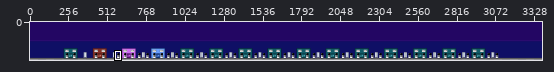
Edited in one commit: pixel-art file (public/game/tiles/start.aseprite). Above: a wide view before the commit, with the close-up outlined.
Close-up. Before the edit:
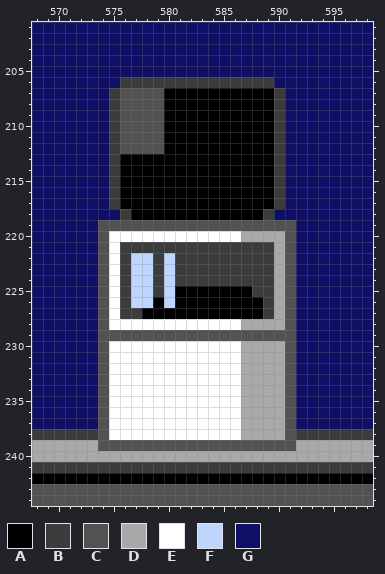
3376x312 pixels, 1 frame. Shown: x 568..598, y 201..244. The wide view leaves out empty margins.
Visible layers, top first: "machines", "calque 1", "bg".
Palette (. is transparent): A #000000  B #3c3c3c  C #525252  D #a9a9a9  E #feffff  F #bed6fd  G #0f0f65
Pixels before, first column x 568:
201 GGGGGGGGGGGGGGGGGGGGGGGGGGGGGGG
202 GGGGGGGGGGGGGGGGGGGGGGGGGGGGGGG
203 GGGGGGGGGGGGGGGGGGGGGGGGGGGGGGG
204 GGGGGGGGGGGGGGGGGGGGGGGGGGGGGGG
205 GGGGGGGGGGGGGGGGGGGGGGGGGGGGGGG
206 GGGGGGGGBBBBBBBBBBBBBBGGGGGGGGG
207 GGGGGGGBCCCCAAAAAAAAAABGGGGGGGG
208 GGGGGGGBCCCCAAAAAAAAAABGGGGGGGG
209 GGGGGGGBCCCCAAAAAAAAAABGGGGGGGG
210 GGGGGGGBCCCCAAAAAAAAAABGGGGGGGG
211 GGGGGGGBCCCCAAAAAAAAAABGGGGGGGG
212 GGGGGGGBCCCCAAAAAAAAAABGGGGGGGG
213 GGGGGGGBAAAAAAAAAAAAAABGGGGGGGG
214 GGGGGGGBAAAAAAAAAAAAAABGGGGGGGG
215 GGGGGGGBAAAAAAAAAAAAAABGGGGGGGG
216 GGGGGGGBAAAAAAAAAAAAAABGGGGGGGG
217 GGGGGGGBAAAAAAAAAAAAAABGGGGGGGG
218 GGGGGGGGBAAAAAAAAAAAABGGGGGGGGG
219 GGGGGGCCCCCCCCCCCCCCCCCCGGGGGGG
220 GGGGGGCEEEEEEEEEEEEDDDDCGGGGGGG
221 GGGGGGCEBBBBBBBBBBBBBBDCGGGGGGG
222 GGGGGGCEBFFBFBBBBBBBBBDCGGGGGGG
223 GGGGGGCEBFFBFBBBBBBBBBDCGGGGGGG
224 GGGGGGCEBFFBFBBBBBBBBBDCGGGGGGG
225 GGGGGGCEBFFBFAAAAAAABBDCGGGGGGG
226 GGGGGGCEBFFAFAAAAAAAABDCGGGGGGG
227 GGGGGGCEBBAAAAAAAAAAABDCGGGGGGG
228 GGGGGGCEEEEEEEEEEEEDDDDCGGGGGGG
229 GGGGGGCCCCCCCCCCCCCCCCCCGGGGGGG
230 GGGGGGCEEEEEEEEEEEEDDDDCGGGGGGG
231 GGGGGGCEEEEEEEEEEEEDDDDCGGGGGGG
232 GGGGGGCEEEEEEEEEEEEDDDDCGGGGGGG
233 GGGGGGCEEEEEEEEEEEEDDDDCGGGGGGG
234 GGGGGGCEEEEEEEEEEEEDDDDCGGGGGGG
235 GGGGGGCEEEEEEEEEEEEDDDDCGGGGGGG
236 GGGGGGCEEEEEEEEEEEEDDDDCGGGGGGG
237 GGGGGGCEEEEEEEEEEEEDDDDCGGGGGGG
238 BBBBBBCEEEEEEEEEEEEDDDDCBBBBBBB
239 DDDDDDCCCCCCCCCCCCCCCCCCDDDDDDD
240 DDDDDDDDDDDDDDDDDDDDDDDDDDDDDDD
241 BBBBBBBBBBBBBBBBBBBBBBBBBBBBBBB
242 AAAAAAAAAAAAAAAAAAAAAAAAAAAAAAA
243 CCCCCCCCCCCCCCCCCCCCCCCCCCCCCCC
244 CCCCCCCCCCCCCCCCCCCCCCCCCCCCCCC
And afterwards:
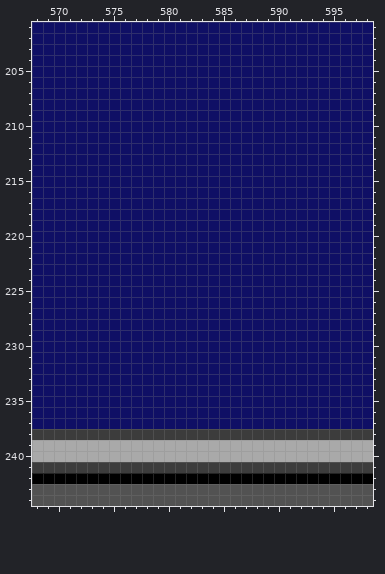
The exact change:
Changed rows in their new state; - is an unchanged pixel.
Layer "machines":
first column x 574:
206 --GGGGGGGGGGGGGG--
207 -GGGGGGGGGGGGGGGG-
208 -GGGGGGGGGGGGGGGG-
209 -GGGGGGGGGGGGGGGG-
210 -GGGGGGGGGGGGGGGG-
211 -GGGGGGGGGGGGGGGG-
212 -GGGGGGGGGGGGGGGG-
213 -GGGGGGGGGGGGGGGG-
214 -GGGGGGGGGGGGGGGG-
215 -GGGGGGGGGGGGGGGG-
216 -GGGGGGGGGGGGGGGG-
217 -GGGGGGGGGGGGGGGG-
218 --GGGGGGGGGGGGGG--
219 GGGGGGGGGGGGGGGGGG
220 GGGGGGGGGGGGGGGGGG
221 GGGGGGGGGGGGGGGGGG
222 GGGGGGGGGGGGGGGGGG
223 GGGGGGGGGGGGGGGGGG
224 GGGGGGGGGGGGGGGGGG
225 GGGGGGGGGGGGGGGGGG
226 GGGGGGGGGGGGGGGGGG
227 GGGGGGGGGGGGGGGGGG
228 GGGGGGGGGGGGGGGGGG
229 GGGGGGGGGGGGGGGGGG
230 GGGGGGGGGGGGGGGGGG
231 GGGGGGGGGGGGGGGGGG
232 GGGGGGGGGGGGGGGGGG
233 GGGGGGGGGGGGGGGGGG
234 GGGGGGGGGGGGGGGGGG
235 GGGGGGGGGGGGGGGGGG
236 GGGGGGGGGGGGGGGGGG
237 GGGGGGGGGGGGGGGGGG
238 BBBBBBBBBBBBBBBBBB
239 DDDDDDDDDDDDDDDDDD
